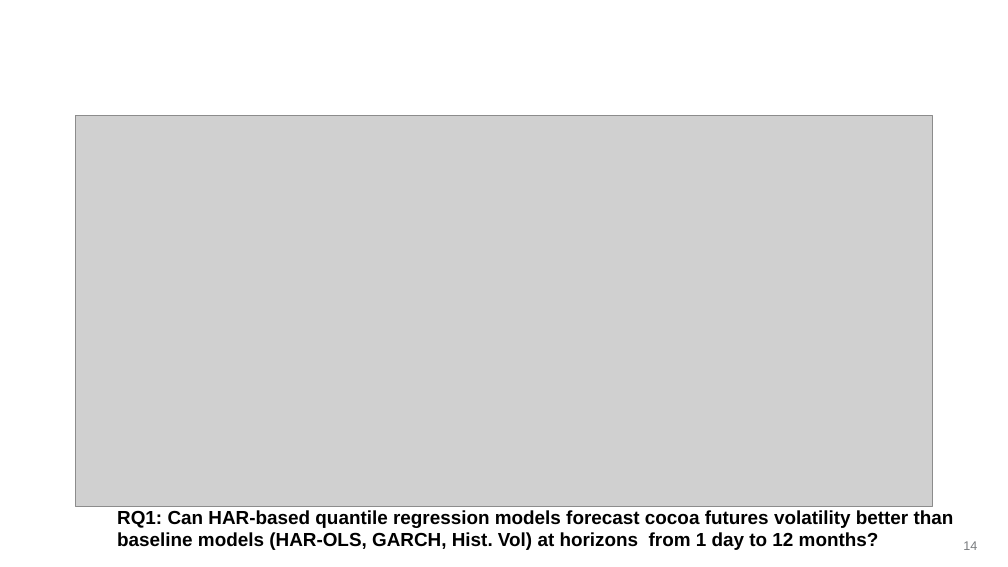
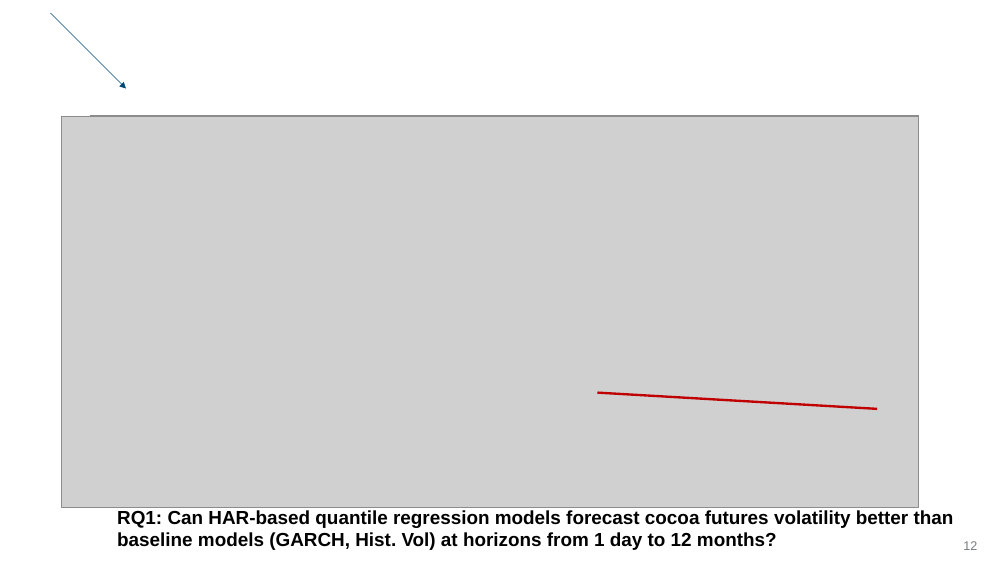
Before and after one commit to Knightowl808/Cocoa, a slide deck: slide 12 of 17_03_26_Bleher.pptx (slide 14 before the commit). Drawn at 1008x567 pixels with LibreOffice and Linux fonts; fonts in the diff are those of the drawing; grey boxes stand for pictures; background and template pictures are left out. Boxes give left, top, right and bottom in pixels: in the first picture for what was removed or moved away, otherwise in the second. Text is boxed around its words. In the diff, an @@ line names an element or a change of style, - is before the commit and + after.

```diff
--- a/17_03_26_Bleher.pptx
+++ b/17_03_26_Bleher.pptx
@@ arrow added from (51, 13) to (126, 88), #004976 0.5 pt @@
@@ picture: place and size @@
-picture at [76, 116, 932, 507]
+picture at [61, 116, 918, 507]
@@ line added from (597, 392) to (877, 409), #C00000 2.25 pt @@
@@ text at [117, 510, 954, 550]: text changed @@
-RQ1: Can HAR-based quantile regression models forecast cocoa futures volatility better than baseline models (HAR-OLS, GARCH, Hist. Vol) at horizons from 1 day to 12 months?
+RQ1: Can HAR-based quantile regression models forecast cocoa futures volatility better than baseline models (GARCH, Hist. Vol) at horizons from 1 day to 12 months?
@@ page number at [963, 541, 977, 550]: text changed @@
-14
+12
```
Also in this commit, not shown: 7 other slides changed, 2 slides added, 1 slide removed.
